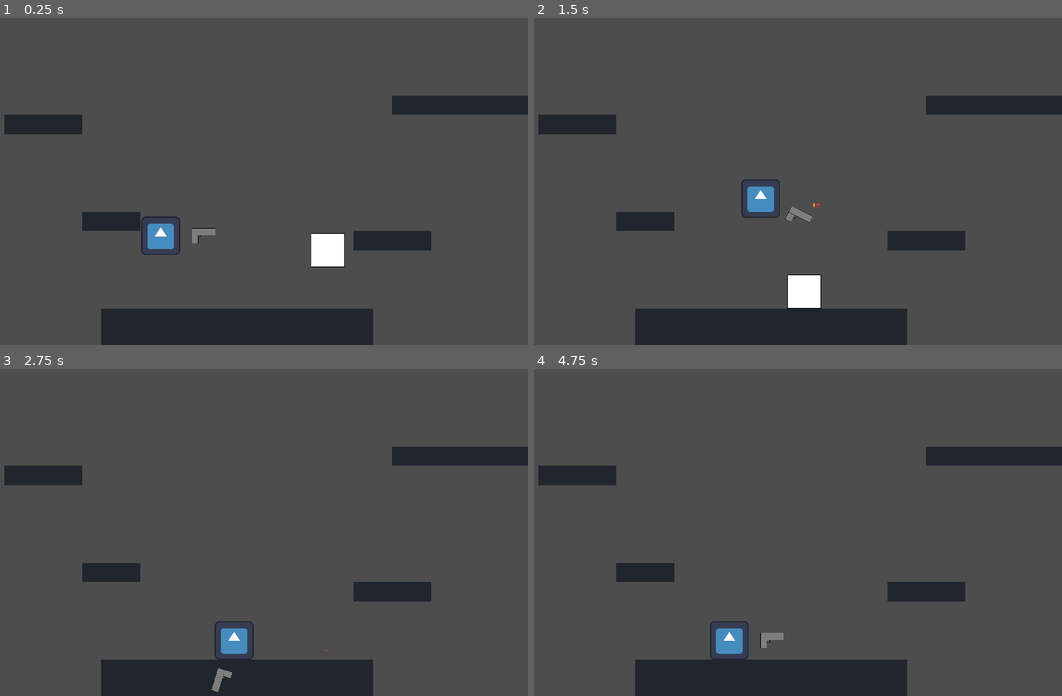
Above: before the commit, frames 1-4 (two rows, left to right).
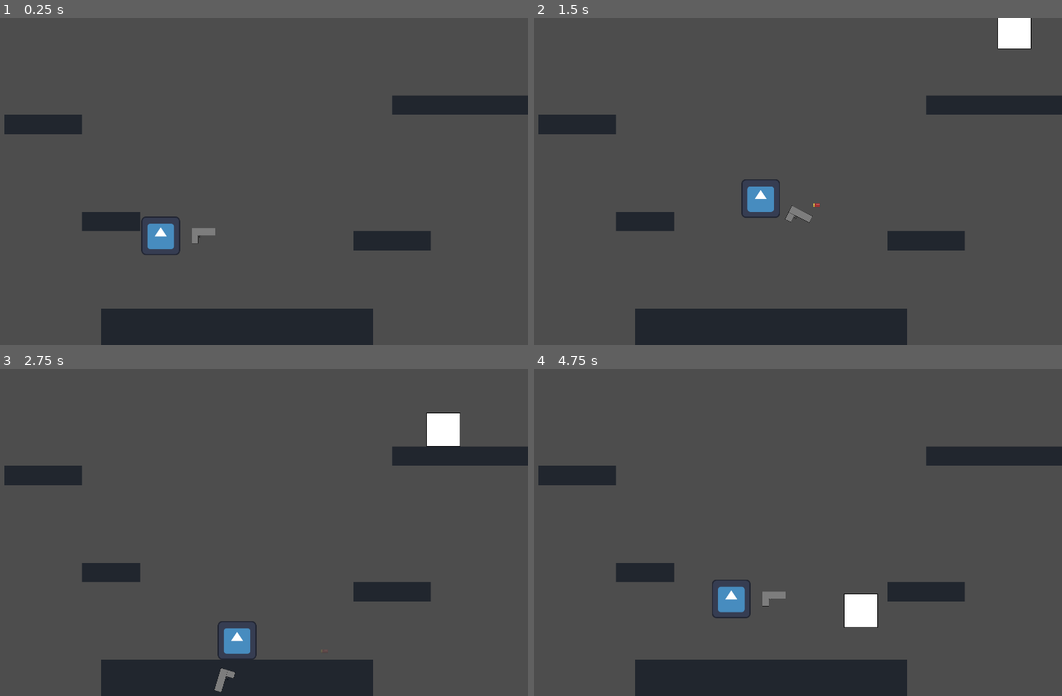
Above: after the commit, the same moments.

Repository: RajwolChapagain/Recoil-Robot
Game: Godot game, scene res://main.tscn
Two runs of this game, one before a commit and one after it. Both use one fixed random seed, a clock stepped at 60 frames per second and the inputs below. The engine's default icon, where the game draws it, is replaced by a stand-in: a white triangle on a blue panel in a dark square.
Inputs:
- Up to frame 1 (0.25 s): no input
- Up to frame 2 (1.5 s): hold D (move_right) 0.53-1.28 s; hold Up (fire_bullet) 0.53-1.28 s; tap W (jump) at 0.77 s; hold A (move_left) from 1.28 s (still down); tap Right (rotate_gun_clockwise) at 1.35 s
- Up to frame 3 (2.75 s): tap W (jump) at 1.52 s; release A (move_left) at 2.03 s; hold D (move_right) from 2.03 s (still down); hold Left (rotate_gun_counter_clockwise) from 2.03 s (still down)
- Up to frame 4 (4.75 s): release Left (rotate_gun_counter_clockwise) at 2.78 s; tap Up (fire_bullet) at 2.85 s; tap W (jump) at 3.02, 3.77, 4.52 s; release D (move_right) at 3.53 s; hold Right (rotate_gun_clockwise) 3.53-4.28 s; hold A (move_left) from 3.53 s (still down); tap Left (rotate_gun_counter_clockwise) at 4.35 s

The runs differ from the first frame. In frame 1, 0.7% of the frame differs, in the area x 31-82%, y 64-77%; in frame 2, 1.3%; in frame 3, 1.0%; in frame 4, 2.0%, in the area x 33-82%, y 64-89%.

Commit message:
implement spawner in main scene

Diff:
--- a/enemy/enemy.gd
+++ b/enemy/enemy.gd
@@ -4,6 +4,10 @@
 var move_right = false
 var target = self
 var health_points = 40
+var is_deploying = true
+
+func _ready():
+	gravity_scale = 0.4
 
 func on_shot(impulse, direction, damage):
 	apply_central_impulse(impulse * direction)
@@ -14,6 +18,9 @@
 		die()
 
 func _integrate_forces(state):
+	if is_deploying:
+		return
+
 	if move_right:
 		linear_velocity.x = move_speed
 	else:
@@ -29,6 +36,9 @@
 		move_right = false
 
 func set_target(new_target):
+	if is_deploying:
+		return
+
 	target = new_target
 
 func die():
@@ -37,7 +47,12 @@
 
 func _on_body_entered(body):
 	if body.name == "Robot":
-		on_robot_touched(body)
+		if not is_deploying:
+			on_robot_touched(body)
+	elif body.is_in_group("platform"):
+		if is_deploying:
+			is_deploying = false
+			gravity_scale = 1
 
 func on_robot_touched(robot):
 	if robot.can_jump:
--- a/enemy/enemy.tscn
+++ b/enemy/enemy.tscn
@@ -6,7 +6,7 @@
 [sub_resource type="RectangleShape2D" id="RectangleShape2D_gmitk"]
 size = Vector2(112, 112)
 
-[node name="Enemy" type="RigidBody2D" groups=["shootable"]]
+[node name="Enemy" type="RigidBody2D" groups=["enemy", "shootable"]]
 max_contacts_reported = 2
 contact_monitor = true
 can_sleep = false
--- a/enemy/enemy_spawner.gd
+++ b/enemy/enemy_spawner.gd
@@ -3,9 +3,11 @@
 const ENEMY_SCENE = preload("res://enemy/enemy.tscn")
 var spawn_rate = 0.2
 var spawn_rate_increment = 0.2
+var max_x_coordinate_spawn
 
 func _ready():
 	set_timer_wait_time()
+	max_x_coordinate_spawn = get_viewport_rect().size.x
 
 func set_timer_wait_time():
 	$SpawnRateTimer.wait_time = 1 / float(spawn_rate)
@@ -13,7 +15,14 @@
 func _on_spawn_rate_timer_timeout():
 	var enemy = ENEMY_SCENE.instantiate()
 	add_child(enemy)
+	enemy.position = pick_random_spawn_position()
 
 func _on_rate_increment_timer_timeout():
 	spawn_rate += spawn_rate_increment
 	set_timer_wait_time()
+
+func pick_random_spawn_position():
+	var x = randi_range(0, max_x_coordinate_spawn)
+	var y = 0
+
+	return Vector2(x, y)
--- a/main.gd
+++ b/main.gd
@@ -1,4 +1,4 @@
 extends Node2D
 
-func _ready():
-	$enemy.set_target($Robot)
+func _process(delta):
+	get_tree().call_group("enemy", "set_target", $Robot)
--- a/main.tscn
+++ b/main.tscn
@@ -4,7 +4,7 @@
 [ext_resource type="PackedScene" uid="uid://brwr5mybbwdat" path="res://player/robot.tscn" id="1_r53qa"]
 [ext_resource type="PackedScene" uid="uid://mnoschwm5g3x" path="res://gun/gun.tscn" id="2_8n84b"]
 [ext_resource type="PackedScene" uid="uid://4b56efx0epmd" path="res://world/world.tscn" id="2_qt0y4"]
-[ext_resource type="PackedScene" uid="uid://fod77exl070e" path="res://enemy/enemy.tscn" id="5_5kg8v"]
+[ext_resource type="PackedScene" uid="uid://btbwk8f0x8wn3" path="res://enemy/enemy_spawner.tscn" id="6_i7ihu"]
 
 [node name="Main" type="Node2D"]
 script = ExtResource("1_a1s6m")
@@ -17,5 +17,4 @@
 [node name="Gun" parent="Robot" instance=ExtResource("2_8n84b")]
 position = Vector2(141, 0)
 
-[node name="enemy" parent="." instance=ExtResource("5_5kg8v")]
-position = Vector2(1303, 739)
+[node name="EnemySpawner" parent="." instance=ExtResource("6_i7ihu")]
--- a/player/robot.gd
+++ b/player/robot.gd
@@ -18,6 +18,9 @@
 
 func _physics_process(delta):
 		handle_gun_rotation(delta)
+
+		if global_position.y > get_viewport_rect().size.y:
+			print("player has fallen")
 
 func _input(event):
 	if event.is_action_pressed("fire_bullet"):
--- a/project.godot
+++ b/project.godot
@@ -19,7 +19,7 @@
 
 window/size/viewport_width=1920
 window/size/viewport_height=1080
-window/stretch/mode="canvas_items"
+window/stretch/mode="viewport"
 
 [input]
 
